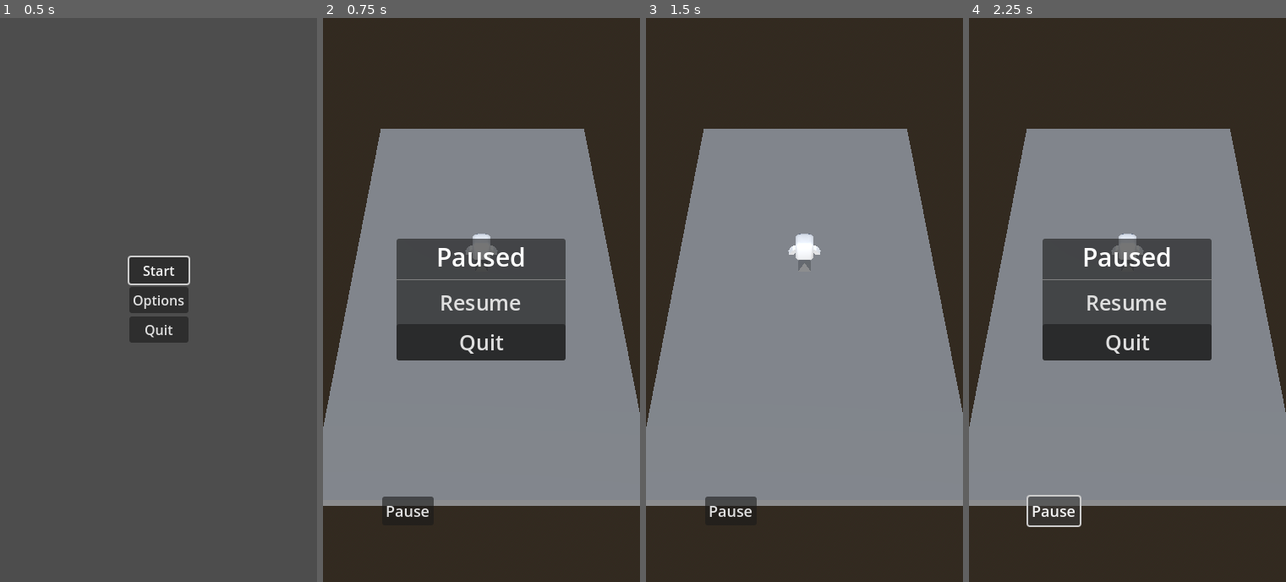
Above: before the commit, frames 1-4 (left to right).
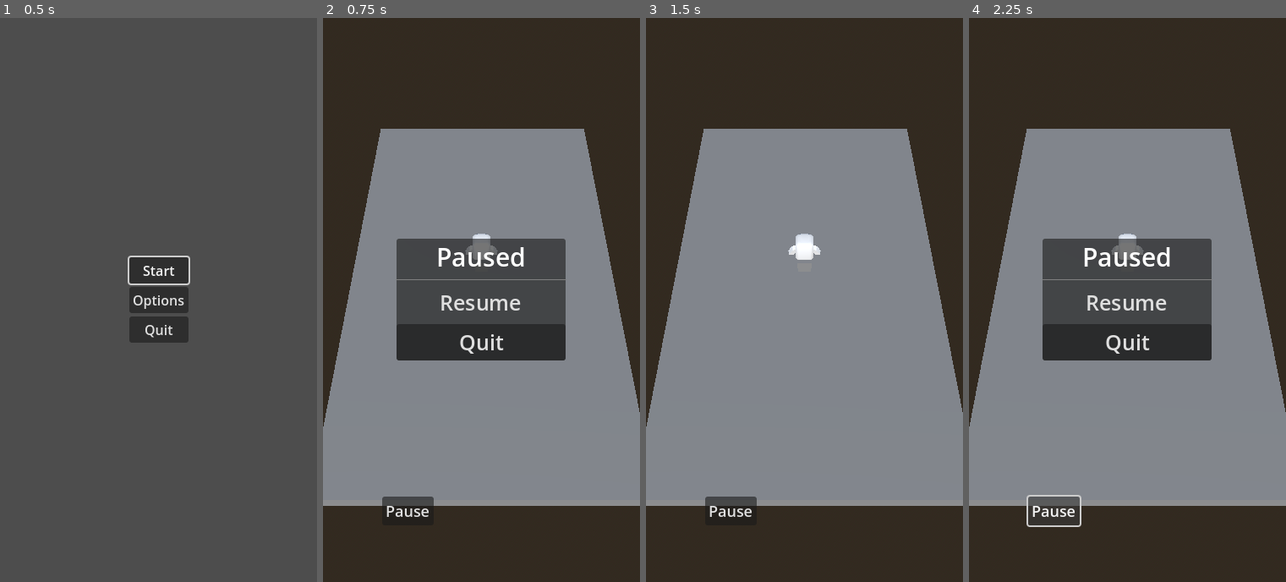
Above: after the commit, the same moments.

Repository: AirmanCS/GoGodotJam4
Game: Godot game, scene res://scenes/main_menu.tscn
Two runs of this game, one before a commit and one after it. Both use one fixed random seed, a clock stepped at 60 frames per second and the inputs below.
Inputs:
- Up to frame 1 (0.5 s): no input
- Up to frame 2 (0.75 s): click "Start" at 0.5 s
- Up to frame 3 (1.5 s): click "Resume" at 1.25 s
- Up to frame 4 (2.25 s): click "Pause" at 2 s

Frame 1 is identical in both runs. In frame 3, less than 0.1% of the frame differs, in the area x 48-52%, y 38-45%; in frame 4, less than 0.1%.

Commit message:
setting up new branch

Diff:
--- a/assets/scripts/obstacle_generator.gd
+++ b/assets/scripts/obstacle_generator.gd
@@ -1,16 +1,17 @@
 extends Node3D
 
 @export var objects: Array[Mesh]
-@onready var mesh = objects[0]
+
 @onready var newRigid = RigidBody3D.new()
 @onready var mesh_instance = MeshInstance3D.new()
 @onready var coll_shape = CollisionShape3D.new()
 
 # Called when the node enters the scene tree for the first time.
 func _ready() -> void:
+	var max_size = objects.size()-1
+	var mesh = objects[randi_range(0, max_size)]
 	add_child(newRigid)
 	mesh_instance.mesh = mesh
 	newRigid.add_child(mesh_instance)
 	coll_shape.shape = mesh.create_convex_shape()
-
 	newRigid.add_child(coll_shape)
--- a/scenes/main_scene.tscn
+++ b/scenes/main_scene.tscn
@@ -21,7 +21,13 @@
 [sub_resource type="BoxShape3D" id="BoxShape3D_gdybt"]
 size = Vector3(80, 5, 80)
 
-[sub_resource type="PrismMesh" id="PrismMesh_ih3jn"]
+[sub_resource type="SphereMesh" id="SphereMesh_rngc5"]
+
+[sub_resource type="PrismMesh" id="PrismMesh_7tqp4"]
+
+[sub_resource type="BoxMesh" id="BoxMesh_i5vnq"]
+
+[sub_resource type="CylinderMesh" id="CylinderMesh_ndhb0"]
 
 [node name="World" type="Node3D"]
 
@@ -59,7 +65,7 @@
 shape = SubResource("BoxShape3D_gdybt")
 
 [node name="Obstacle" parent="MainLevel" instance=ExtResource("3_pa8qu")]
-objects = Array[Mesh]([SubResource("PrismMesh_ih3jn")])
+objects = Array[Mesh]([SubResource("SphereMesh_rngc5"), SubResource("PrismMesh_7tqp4"), SubResource("BoxMesh_i5vnq"), SubResource("CylinderMesh_ndhb0")])
 
 [node name="PauseMenu" parent="." instance=ExtResource("4_schgf")]
 
--- a/scenes/obstacle.tscn
+++ b/scenes/obstacle.tscn
@@ -2,8 +2,8 @@
 
 [ext_resource type="Script" path="res://assets/scripts/obstacle_generator.gd" id="1_relof"]
 
-[sub_resource type="SphereMesh" id="SphereMesh_rngc5"]
+[sub_resource type="PrismMesh" id="PrismMesh_cb454"]
 
 [node name="Obstacle" type="Node3D"]
 script = ExtResource("1_relof")
-objects = Array[Mesh]([SubResource("SphereMesh_rngc5")])
+objects = Array[Mesh]([SubResource("PrismMesh_cb454"), null, null, null])
Not shown: 1 places in scenes/main_scene.tscn that only renumber resources
Not shown, changed: .gitignore
